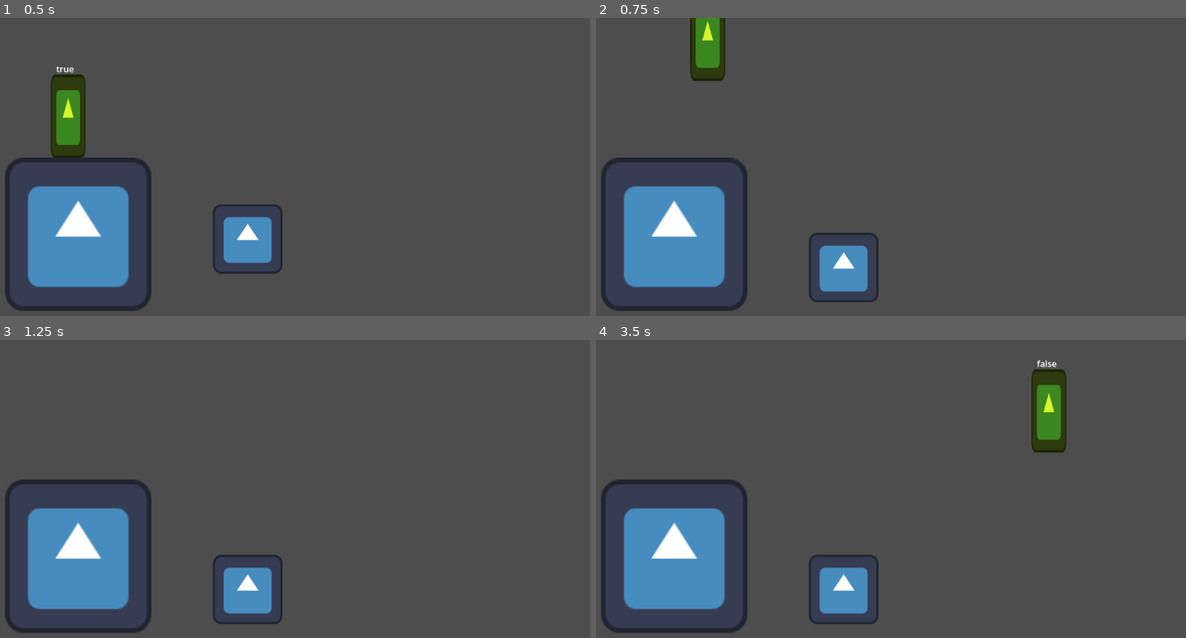
Above: before the commit, frames 1-4 (two rows, left to right).
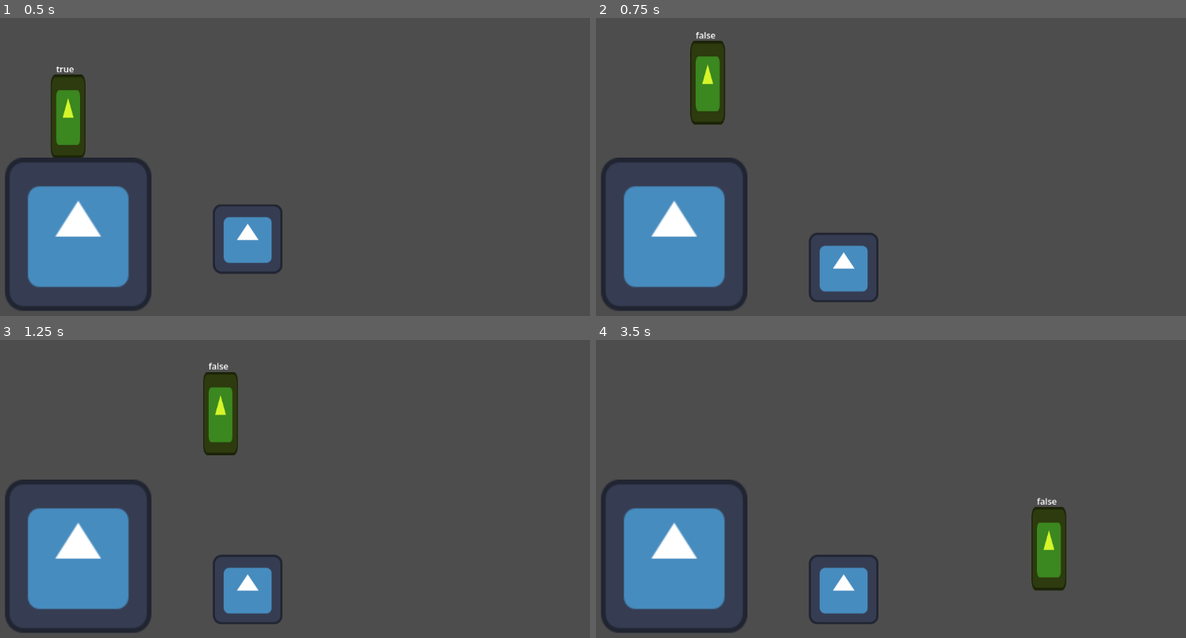
Above: after the commit, the same moments.

Repository: CCV-JamesNye/mcdevittbweek04
Game: Godot game, scene res://week_04.tscn
The game is run twice, just before and just after one commit, with the same random seed, the same clock (stepped at 60 frames per second) and the same inputs. The engine's default icon, where the game draws it, is replaced by a stand-in: a white triangle on a blue panel in a dark square.
Inputs:
- Up to frame 1 (0.5 s): no input
- Up to frame 2 (0.75 s): hold Right (move_right) from 0.53 s (still down); hold Space (jump) from 0.53 s (still down)
- Up to frame 3 (1.25 s): keep holding Right (move_right); keep holding Space (jump)
- Up to frame 4 (3.5 s): release Space (jump) at 1.28 s; tap Space (jump) at 1.35, 1.52, 1.82, 2.85, 3.02, 3.32 s; release Right (move_right) at 2.03 s; hold A (move_left) 2.03-2.78 s; hold Space (jump) 2.03-2.78 s; hold Right (move_right) from 2.78 s (still down)

Frame 1 is identical in both runs. In frame 2, 1.8% of the frame differs, in the area x 15-22%, y 0-36%; in frame 3, 1.7%; in frame 4, 3.4%, in the area x 73-80%, y 6-85%.

Commit message:
updating jumpforce

Diff:
--- a/Scenes/Player/Scripts/player-characterbody.gd
+++ b/Scenes/Player/Scripts/player-characterbody.gd
@@ -5,7 +5,7 @@
 
 var speed : float = 400
 @export var gravity : float = 980.0
-@export var jump_force : float = -800
+@export var jump_force : float = -400
 
 
 
